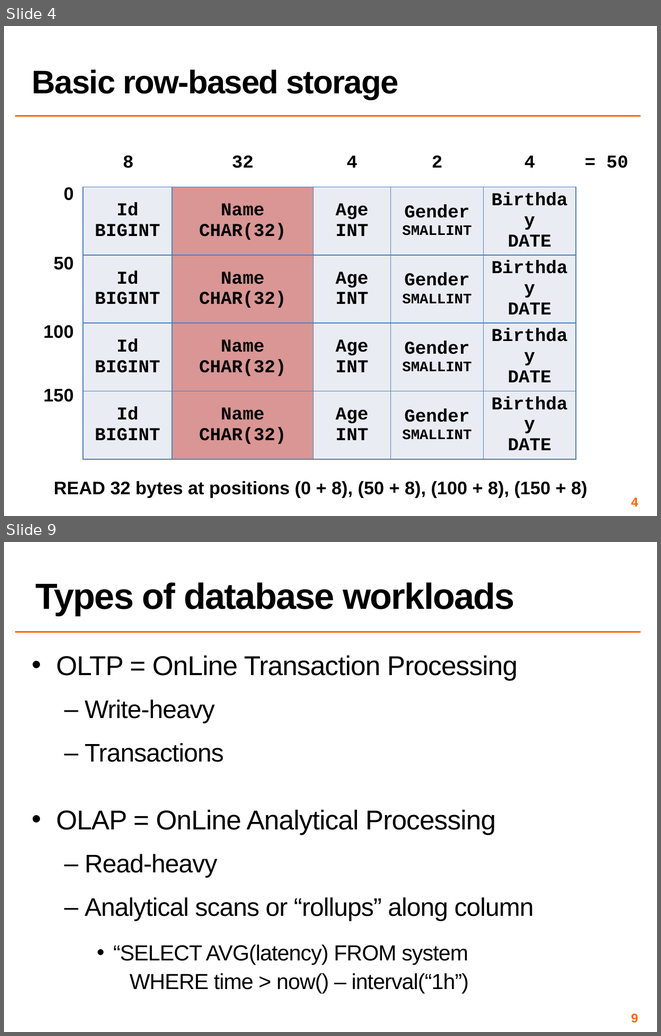
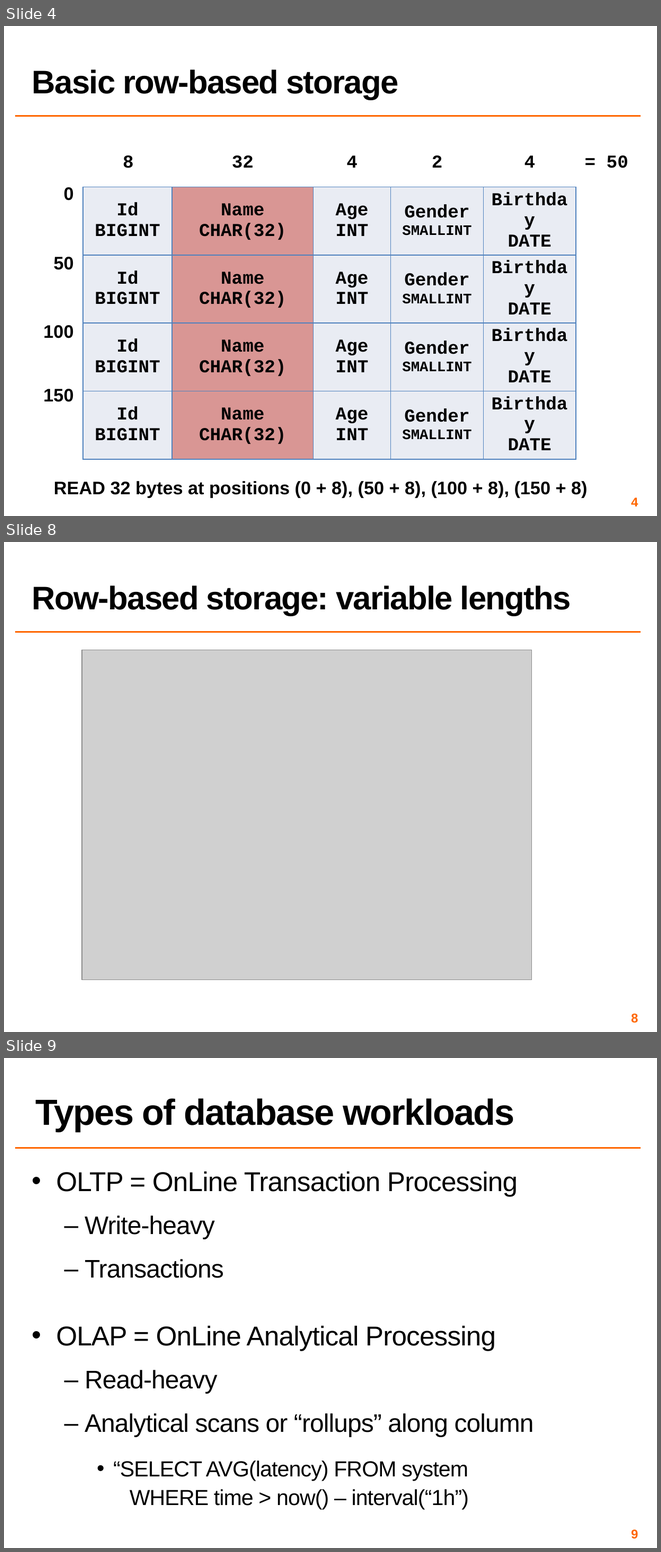
Before and after one commit to COS518/cos518.github.io, a slide deck: docs/L8-db-stores.pptx. Shown one above the other, each under a label of ours: slides 4 and 9 before the commit, slides 4, 8 and 9 after it; the slides between them are not shown. The pictures are 661x1036 and 661x1552 pixels, drawn with LibreOffice and Linux fonts; fonts in the diff are those of the drawing; grey boxes stand for pictures. Boxes give left, top, right and bottom in pixels: in the first picture for what was removed or moved away, otherwise in the second. Text is boxed around its words. In the diff, an @@ line names an element or a change of style, - is before the commit and + after.

```diff
--- a/docs/L8-db-stores.pptx
+++ b/docs/L8-db-stores.pptx
@@ slide 8 added at [4,542,657,1032], background #FFFFFF; not listed: 1 template element that a slide beside it also shows @@
@@ title added at [32,585,571,616], 36 pt, text #000000, bold @@
+Row-based storage: variable lengths
@@ picture added at [82,650,531,979] @@
@@ page number added at [631,1013,638,1022], 14 pt, text #FF6600, bold @@
+8
```
Also in this commit, not shown: 2 slides changed, 1 other slide added, 4 slides removed, 2 other files.
